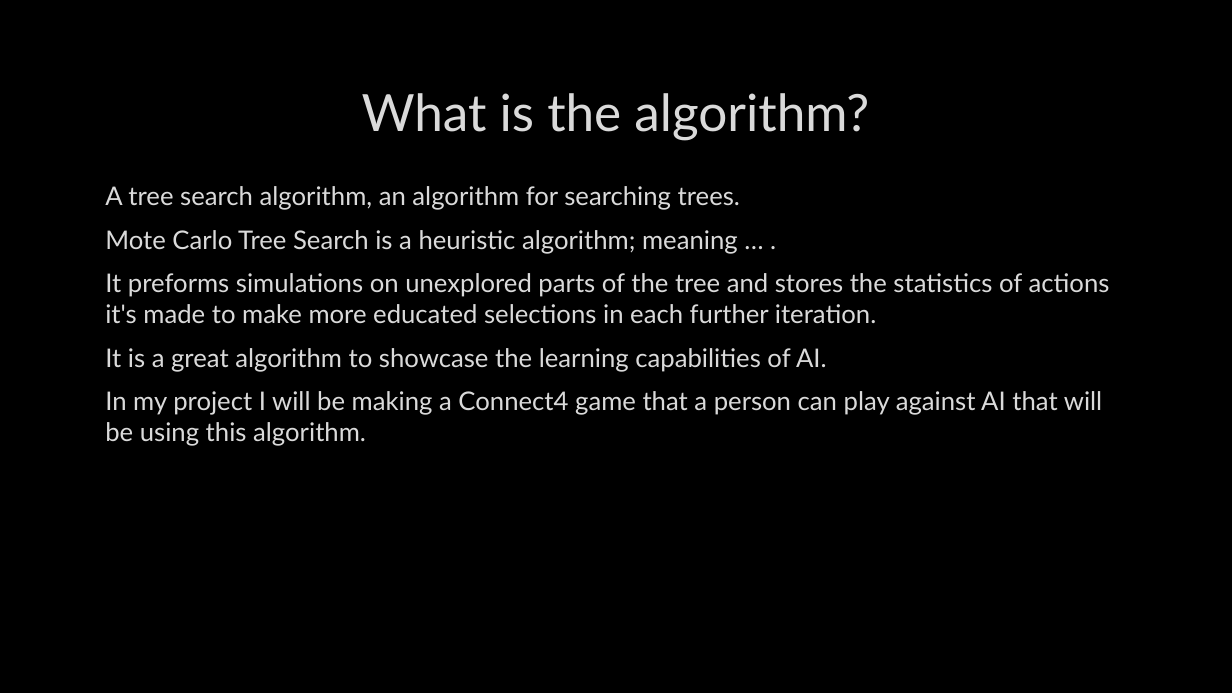
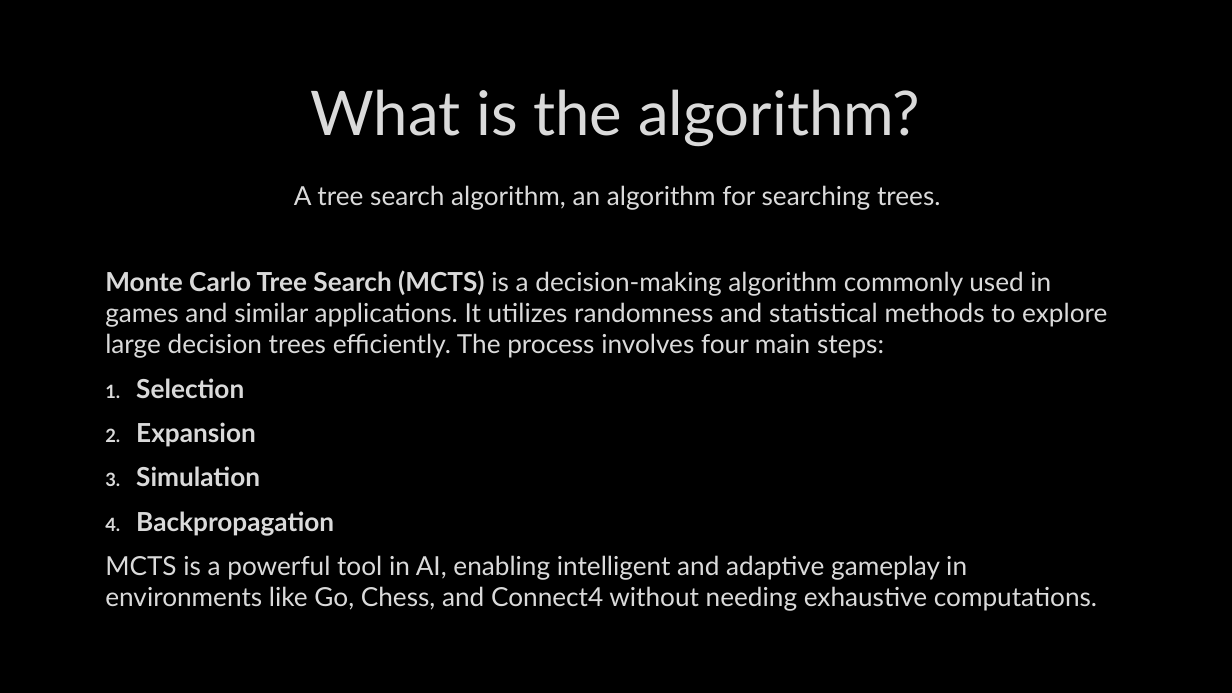
Before and after one commit to DanciuA004/Year3Project, a slide deck: slide 3 of documents/Interim Presentation.pptx. Drawn at 1232x693 pixels with LibreOffice and Linux fonts; fonts in the diff are those of the drawing; background and template pictures are left out. Boxes give left, top, right and bottom in pixels: in the first picture for what was removed or moved away, otherwise in the second. Text is boxed around its words. In the diff, an @@ line names an element or a change of style, - is before the commit and + after.

Commit message:
Finished PowerPoint presentation

```diff
--- a/documents/Interim Presentation.pptx
+++ b/documents/Interim Presentation.pptx
@@ title "What is the algorithm?" at [310,89,920,146]: size 40 to 48 pt @@
@@ text at [294,185,941,210]: size 20 to 20.4 pt in "A tree search algorithm, an algorithm for ..."; alignment left to centre @@
@@ text at [105,270,1107,611]: text changed; size 20 to 20.4 pt @@
-Mote Carlo Tree Search is a heuristic algorithm; meaning … .
-It preforms simulations on unexplored parts of the tree and stores the statistics of actions it's made to make more educated selections in each further iteration.
-It is a great algorithm to showcase the learning capabilities of AI.
-In my project I will be making a Connect4 game that a person can play against AI that will be using this algorithm.
+Monte Carlo Tree Search (MCTS) is a decision-making algorithm commonly used in games and similar applications. It utilizes randomness and statistical methods to explore large decision trees efficiently. The process involves four main steps:
+1. Selection
+2. Expansion
+3. Simulation
+4. Backpropagation
+MCTS is a powerful tool in AI, enabling intelligent and adaptive gameplay in environments like Go, Chess, and Connect4 without needing exhaustive computations.
```
Also in this commit, not shown: 3 other slides changed, 3 slides added, 2 slides removed.
